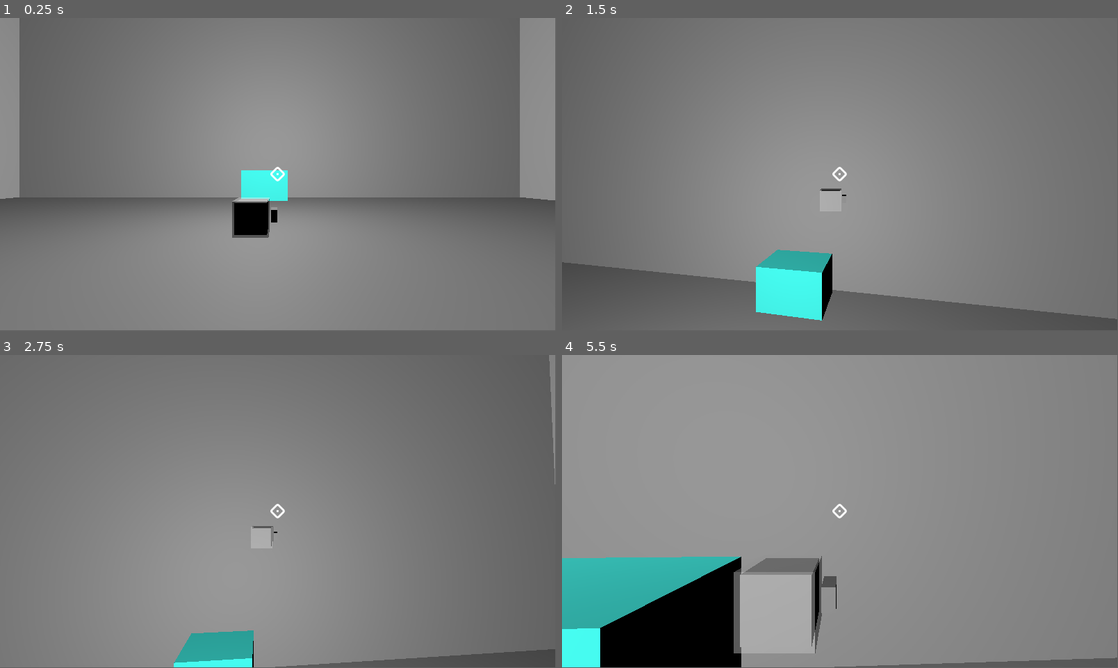
Above: before the commit, frames 1-4 (two rows, left to right).
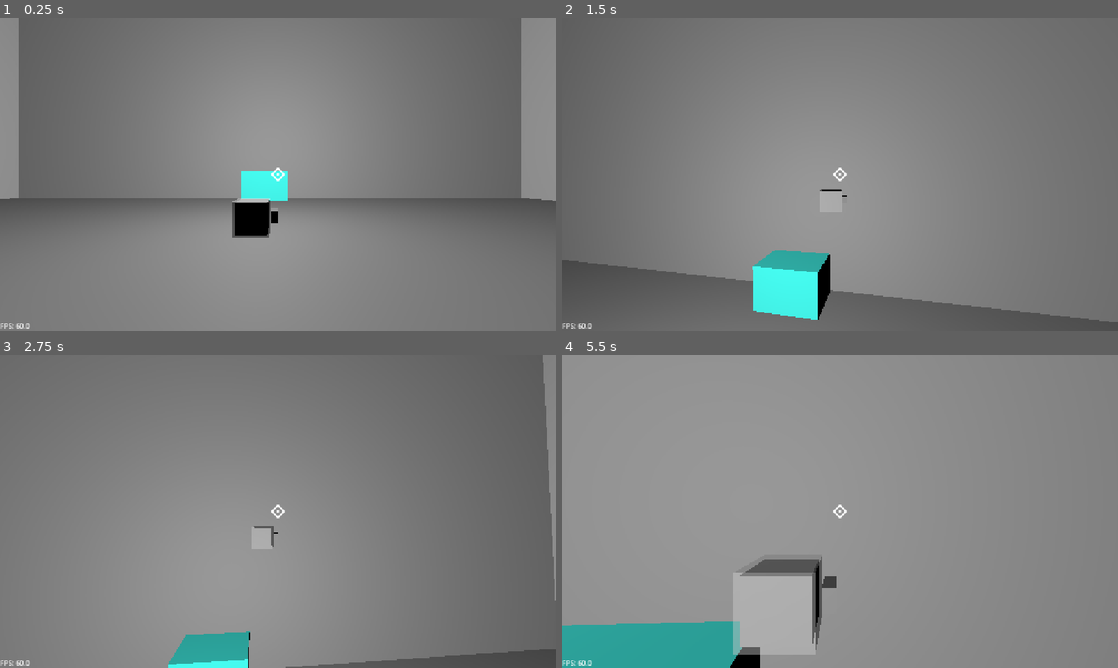
Above: after the commit, the same moments.

Repository: Silverkeybord/Reclaim
Game: Godot game, scene res://Scenes/ship/ship.tscn
Two runs of this game, one before a commit and one after it. Both use one fixed random seed, a clock stepped at 60 frames per second and the inputs below.
Inputs (mouse positions are in pixels of both pictures, inside the frame that each line leads up to):
- Up to frame 1 (0.25 s): no input
- Up to frame 2 (1.5 s): tap Enter at 0.5 s; move the mouse to (867, 171) at 0.52 s; hold W (forward) from 0.53 s (still down); tap E (interact) at 0.6 s; tap Space (jump) at 0.77 s; move the mouse to (812, 174) at 1.27 s; tap Q (build_mode) at 1.35 s
- Up to frame 3 (2.75 s): keep holding W (forward); tap Space (jump) at 1.52, 2 s; tap E (interact) at 1.55, 2.3 s; move the mouse to (289, 505) at 2.02 s; tap F (change_build_mode) at 2.1 s
- Up to frame 4 (5.5 s): keep holding W (forward); move the mouse to (834, 514) at 2.77 s; tap E (interact) at 2.85, 3.8, 4.55, 5.3 s; tap Space (jump) at 3.02, 3.77, 4.52 s; move the mouse to (878, 514) at 3.52 s; tap R (pick_up_build_toggle) at 3.6 s; move the mouse to (795, 508) at 4.27 s; click (795, 508) at 4.35 s; tap Enter at 5 s; move the mouse to (845, 511) at 5.02 s; tap Alt at 5.1 s
In our replay, the window is 799x449 before the commit and 800x450 after it. These sizes can differ from the game's own. Grey fills any space a smaller window leaves; there, only what the larger window draws over its background counts as a difference.

The runs differ from the first frame. In frame 1, 0.7% of the frame differs, in the area x 0-100%, y 0-100%; in frame 2, 1.0%; in frame 3, 1.3%; in frame 4, 13%, in the area x 0-100%, y 47-100%.
Error in both runs: Attempt to call function 'list_dir_begin' in base 'null instance' on a null instance. (res://Scripts/globals/game_data.gd:43)

Commit message:
Add inventory UI, rarity config, and reticles
Adds inventory UI, assets, and related gameplay config.

- Added inventory cell textures (rough/plain/useful/valuable/extraordinary) and their import files.
- Moved reticle assets into 2d_assets/reticles and updated import paths and scene references.
- Implemented inventory UI: scenes (inventory.tscn, inventory_cell.tscn), scripts (inventory.gd, inventory_cell.gd), and supporting resources (fps_label, pause_menu).
- Added RARITY_CONFIG to Global.gd (colors and preloaded cell textures) and restructured the global inventory to use rarity tiers with additional items.
- Added mouse capture state and toggling (Global.set_mouse_captured), added input mapping for toggle_mouse_capture in project settings, and updated camera_control.gd to respect mouse_captured and adjust pitch limits.
- Minor fixes: corrected drop pickup indexing in drop.gd and updated dirt material albedo color.

These changes wire up the inventory visuals, rarity-based cell textures, reticle locations, and basic UI widgets (FPS label and pause menu).

Diff:
--- a/Reclaim/Scenes/player/player.tscn
+++ b/Reclaim/Scenes/player/player.tscn
@@ -3,12 +3,13 @@
 [ext_resource type="Script" uid="uid://c22fbxy7wkp70" path="res://scripts/player/player.gd" id="1_eo61r"]
 [ext_resource type="PackedScene" uid="uid://3hi5wymcupw7" path="res://scenes/turrets/build_holagram.tscn" id="2_6upyo"]
 [ext_resource type="Script" uid="uid://dev5omns2mu5y" path="res://scripts/player/camera_control.gd" id="2_mxepk"]
-[ext_resource type="Texture2D" uid="uid://b0sbhjjkojgb0" path="res://2d_assets/interact_reticle.png" id="3_mxepk"]
+[ext_resource type="Texture2D" uid="uid://b0sbhjjkojgb0" path="res://2d_assets/reticles/interact_reticle.png" id="3_mxepk"]
 [ext_resource type="PackedScene" uid="uid://deasukscym312" path="res://scenes/weapons/gun.tscn" id="4_xxarj"]
 [ext_resource type="FontFile" uid="uid://q3206aq7b5tl" path="res://other_assets/fonts/uni_sans/Uni Sans Heavy.otf" id="5_ca0mu"]
-[ext_resource type="Texture2D" uid="uid://bc52l5qd5bkcq" path="res://2d_assets/normal_reticle.png" id="5_xxarj"]
+[ext_resource type="Texture2D" uid="uid://bc52l5qd5bkcq" path="res://2d_assets/reticles/normal_reticle.png" id="5_xxarj"]
 [ext_resource type="LabelSettings" uid="uid://did6nhlhj082r" path="res://other_assets/label_settings/help_text.tres" id="8_5gtgg"]
-[ext_resource type="Texture2D" uid="uid://dmaj8a3oki02e" path="res://2d_assets/remove_overlay.png" id="8_6k3cy"]
+[ext_resource type="Texture2D" uid="uid://dmaj8a3oki02e" path="res://2d_assets/reticles/remove_overlay.png" id="8_6k3cy"]
+[ext_resource type="PackedScene" uid="uid://bqdl5iwhoay06" path="res://scenes/user_interface/fps_label.tscn" id="10_h17s1"]
 
 [sub_resource type="BoxShape3D" id="BoxShape3D_e41v5"]
 
@@ -256,5 +257,9 @@
 texture = ExtResource("8_6k3cy")
 stretch_mode = 3
 
+[node name="Label" parent="." unique_id=1336845062 instance=ExtResource("10_h17s1")]
+offset_top = 697.0
+offset_bottom = 720.0
+
 [connection signal="timeout" from="gun_piviot/shoot_timer" to="." method="_on_shoot_timer_timeout"]
 [connection signal="body_entered" from="pick_up_area" to="." method="_on_pick_up_area_body_entered"]
--- a/Reclaim/Scripts/enemies/drop.gd
+++ b/Reclaim/Scripts/enemies/drop.gd
@@ -134,4 +134,4 @@
 
 ## add the drop into the inventory of the player
 func _pick_up() -> void:
-	Global.inventory[str(drop_resourse.rarity)][drop_resourse.key] += 1
+	Global.inventory[drop_resourse.rarity][drop_resourse.key] += 1
--- a/Reclaim/Scripts/globals/Global.gd
+++ b/Reclaim/Scripts/globals/Global.gd
@@ -22,6 +22,28 @@
 const DEFAULT_BULLET_TRAIL_KEY : String = "default"
 const PROBABLITY_DIVIDE_CONSTANT : float = 100.0
 const CURRENT_SCENE_ROOT_INDEX : int = 2
+const RARITY_CONFIG : Dictionary = {
+	1 : {
+		"color" : Color(0.541, 0.561, 0.596),
+		"cell" : preload("res://2d_assets/inventory/rough_cell.png")
+	},
+	2 : {
+		"color" : Color(0.29, 0.871, 0.502),
+		"cell" : preload("res://2d_assets/inventory/plain_cell.png")
+	},
+	3 : {
+		"color" : Color(0.29, 0.557, 0.996),
+		"cell" : preload("res://2d_assets/inventory/usefull_cell.png")
+	},
+	4 : {
+		"color" : Color(1.0, 0.847, 0.243),
+		"cell" : preload("res://2d_assets/inventory/valuable_cell.png")
+	},
+	5 : {
+		"color" : Color(0.937, 0.267, 0.267),
+		"cell" : preload("res://2d_assets/inventory/extraordinary_cell.png")
+	}
+}
 
 # CAPS --------------------------------------------------------------------
 const MAX_DROPS : int = 250
@@ -49,6 +71,7 @@
 var current_build_mode := BUILD_MODES.TURRET
 var picking_up_builds := false
 var at_ship := true
+var mouse_captured := true
 
 # SECTOR RELATED ------------------------------------------------------------
 var selected_sector : String
@@ -60,16 +83,39 @@
 var damage_indications := 0
 
 # META UPGRADES / RESEARCH --------------------------------------------------
-var turret_slots := 1
+var turret_slots := 8
 
 # INVENORY -----------------------------------------------------------------
 var cubits : int = 0
 var inventory : Dictionary = {
-	"1" : {
+	1 : {
 		"dirt" : 0,
 		"sand" : 0,
-		"rock" : 0
-	}
+		"rock" : 0,
+		"t1_mat" : 0
+	},
+	2 : {
+		"copper" : 0,
+		"bric" : 0,
+		"glass" : 0,
+		"t2_mat" : 0
+	},
+	3 : {
+		"elemental_essence" : 0,
+		"iron" : 0,
+		"concrete" : 0,
+		"gear" : 0,
+		"t3_mat" : 0
+	},
+	4 : {
+		"gold" : 0,
+		"acid" : 0,
+		"t4_mat" : 0
+	},
+	5 : {
+		"platinum" : 0,
+		"t5_mat" : 0
+	},
 }
 var turret_inventory : Dictionary = {
 	"1" : {
@@ -183,7 +229,15 @@
 	return str(floori(value / (ORDER_OF_MAGNITUDE ** magnitude_divisor))) + suffix
 
 
-# SAVEING, LODING, AND RESETING GAME DATA ------------------------------------
+func set_mouse_captured() -> void:
+	mouse_captured = not mouse_captured
+
+	if mouse_captured:
+		Input.set_mouse_mode(Input.MOUSE_MODE_CAPTURED)
+	else:
+		Input.set_mouse_mode(Input.MOUSE_MODE_VISIBLE)
+
+# SAVEING, LODING, AND RESETING GAME DATA =====================================
 ## Saves the current game data to the path
 func save_game():
 	var file = FileAccess.open(SAVE_PATH, FileAccess.WRITE)
--- a/Reclaim/Scripts/player/camera_control.gd
+++ b/Reclaim/Scripts/player/camera_control.gd
@@ -1,8 +1,8 @@
 extends Node3D
 ## Controls the player's camera rotation and zoom distance.
 
-const MIN_PITCH: float = -1.3 # Pitch is in rad so up and down are +- pi/2
-const MAX_PITCH: float = 1.1
+const MIN_PITCH: float = -PI/2 + 0.1
+const MAX_PITCH: float = PI/2 - 0.3
 
 const ZOOM_SPEED := 0.5
 const MAX_ZOOM := 15.0
@@ -11,8 +11,6 @@
 const THIRD_PERSON_CAMERA_OFFSET := Vector3(0, 1.25, 0.8)
 const FIRST_PERSON_CAMERA_OFFSET := Vector3(0, 0.4, 0)
 const Z_AXIS_THIRD_PERSON_POSITION := Vector3(0, 1.25, 0)
-
-const RAY_LENGTH := 50 # in meters
 
 @export_group("settings")
 @export var sensitivity: float = 0.003
@@ -33,11 +31,14 @@
 
 # Input function converting mouse movement into camera movement
 func _input(event: InputEvent) -> void:
-	if event is InputEventMouseMotion:
+	if event is InputEventMouseMotion and Global.mouse_captured:
 		_pan_and_pitch(event)
 
 	if event is InputEventMouseButton:
 		_zoom_in_out(event)
+
+	if event.is_action_pressed("toggle_mouse_capture"):
+		Global.set_mouse_captured()
 
 
 # Controls camera movement
--- a/Reclaim/project.godot
+++ b/Reclaim/project.godot
@@ -18,6 +18,12 @@
 
 Global="*uid://cfmmf21gdrijp"
 GameData="*uid://3i5a76kjtllm"
+
+[display]
+
+window/size/viewport_width=1280
+window/size/viewport_height=720
+window/stretch/mode="canvas_items"
 
 [editor_plugins]
 
@@ -109,6 +115,11 @@
 "events": [Object(InputEventKey,"resource_local_to_scene":false,"resource_name":"","device":-1,"window_id":0,"alt_press …(192 unchanged characters)…
 ]
 }
+toggle_mouse_capture={
+"deadzone": 0.2,
+"events": [Object(InputEventKey,"resource_local_to_scene":false,"resource_name":"","device":-1,"window_id":0,"alt_pressed":false,"shift_pressed":true,"ctrl_pressed":false,"meta_pressed":false,"pressed":false,"keycode":0,"physical_keycode":80,"key_label":0,"unicode":80,"location":0,"echo":false,"script":null)
+]
+}
 
 [physics]
 
--- /dev/null
+++ b/Reclaim/scenes/user_interface/fps_label.tscn
@@ -0,0 +1,8 @@
+[gd_scene format=3 uid="uid://bqdl5iwhoay06"]
+
+[ext_resource type="Script" uid="uid://c822gmfii6asr" path="res://scripts/user_interface/fps_label.gd" id="1_oq26t"]
+
+[node name="Label" type="Label" unique_id=1336845062]
+offset_right = 40.0
+offset_bottom = 23.0
+script = ExtResource("1_oq26t")
--- a/Reclaim/scenes/user_interface/inventory.tscn
+++ b/Reclaim/scenes/user_interface/inventory.tscn
@@ -1,9 +1,23 @@
 [gd_scene format=3 uid="uid://bb8wmb84lf1st"]
 
-[node name="Control" type="Control" unique_id=951752441]
+[ext_resource type="Script" uid="uid://b1l4ahi8t0smt" path="res://scripts/user_interface/inventory.gd" id="1_yno4q"]
+[ext_resource type="PackedScene" uid="uid://byuh35b33sevw" path="res://scenes/user_interface/inventory_cell.tscn" id="2_il3p1"]
+
+[node name="inventory" type="Control" unique_id=951752441 node_paths=PackedStringArray("flow_container")]
 layout_mode = 3
 anchors_preset = 15
 anchor_right = 1.0
 anchor_bottom = 1.0
 grow_horizontal = 2
 grow_vertical = 2
+script = ExtResource("1_yno4q")
+flow_container = NodePath("HFlowContainer")
+inventory_cell_scene = ExtResource("2_il3p1")
+metadata/_edit_lock_ = true
+
+[node name="HFlowContainer" type="HFlowContainer" parent="." unique_id=2099201285]
+layout_mode = 0
+offset_right = 350.0
+offset_bottom = 592.0
+theme_override_constants/h_separation = 70
+theme_override_constants/v_separation = 70
--- /dev/null
+++ b/Reclaim/scenes/user_interface/inventory_cell.tscn
@@ -0,0 +1,48 @@
+[gd_scene format=3 uid="uid://byuh35b33sevw"]
+
+[ext_resource type="Script" uid="uid://u7cyis4qmg6j" path="res://scripts/user_interface/inventory_cell.gd" id="1_2w1ph"]
+[ext_resource type="FontFile" uid="uid://sfctk4d5x67" path="res://other_assets/fonts/uni_sans/Uni Sans Heavy Italic.otf" id="3_8q4hx"]
+
+[sub_resource type="LabelSettings" id="LabelSettings_e6v48"]
+font = ExtResource("3_8q4hx")
+font_size = 14
+outline_size = 4
+outline_color = Color(0, 0, 0, 1)
+
+[node name="item_cell" type="Control" unique_id=1715849231 node_paths=PackedStringArray("cell_texture", "item_texture", "amount_label")]
+layout_mode = 3
+anchor_left = -0.026041666
+anchor_right = 0.026041666
+anchor_bottom = 0.09259259
+offset_left = 33.333332
+offset_right = 26.666668
+offset_bottom = -6.666664
+script = ExtResource("1_2w1ph")
+cell_texture = NodePath("cell_texture")
+item_texture = NodePath("item_texture")
+amount_label = NodePath("amount_label")
+metadata/_edit_use_anchors_ = true
+
+[node name="cell_texture" type="TextureRect" parent="." unique_id=341389371]
+layout_mode = 0
+anchor_right = 1.0
+anchor_bottom = 1.0
+stretch_mode = 2
+metadata/_edit_use_anchors_ = true
+
+[node name="item_texture" type="TextureRect" parent="." unique_id=145673214]
+layout_mode = 0
+anchor_right = 1.0
+anchor_bottom = 1.0
+metadata/_edit_use_anchors_ = true
+
+[node name="amount_label" type="Label" parent="." unique_id=86576963]
+layout_mode = 0
+offset_left = -2.0
+offset_top = 50.0
+offset_right = 58.0
+offset_bottom = 65.0
+rotation = -0.089428425
+text = "999.9k"
+label_settings = SubResource("LabelSettings_e6v48")
+horizontal_alignment = 2
--- /dev/null
+++ b/Reclaim/scenes/user_interface/pause_menu.tscn
@@ -0,0 +1,21 @@
+[gd_scene format=3 uid="uid://dxb4bka5q7f4t"]
+
+[sub_resource type="LabelSettings" id="LabelSettings_b681e"]
+font_size = 128
+
+[node name="Control" type="Control" unique_id=1199239225]
+layout_mode = 3
+anchors_preset = 15
+anchor_right = 1.0
+anchor_bottom = 1.0
+grow_horizontal = 2
+grow_vertical = 2
+
+[node name="Label" type="Label" parent="." unique_id=587511203]
+layout_mode = 0
+offset_left = 127.0
+offset_top = 263.0
+offset_right = 1197.0
+offset_bottom = 438.0
+text = "YOU ARE PAUSED"
+label_settings = SubResource("LabelSettings_b681e")
--- /dev/null
+++ b/Reclaim/scripts/user_interface/fps_label.gd
@@ -0,0 +1,28 @@
+extends Label
+
+const FPS_TEXT := "FPS: "
+
+const WHITE_FPS := Color(1.0, 1.0, 1.0, 1.0)
+const YELLOW_FPS := Color(1.0, 1.0, 0.451, 1.0)
+const ORANGE_FPS := Color(1.0, 0.647, 0.0, 1.0)
+const RED_FPS := Color(1.0, 0.49, 0.451)
+
+const WHITE_THRESHOLD := 50
+const YELLOW_THRESHOLD := 40
+const ORANGE_THRESHOLD := 20
+const RED_THRESHOLD := 10
+
+
+# Called every frame. 'delta' is the elapsed time since the previous frame.
+func _process(delta: float) -> void:
+	var FPS = round(1/delta * 10) / 10
+	if FPS > WHITE_THRESHOLD:
+		modulate = WHITE_FPS
+	elif FPS > YELLOW_THRESHOLD:
+		modulate = YELLOW_FPS
+	elif FPS > ORANGE_THRESHOLD:
+		modulate = ORANGE_FPS
+	elif FPS > RED_THRESHOLD:
+		modulate = RED_FPS
+
+	text = FPS_TEXT + str(FPS)
--- /dev/null
+++ b/Reclaim/scripts/user_interface/inventory.gd
@@ -0,0 +1,20 @@
+extends Control
+
+@export var flow_container : HFlowContainer
+@export var inventory_cell_scene : PackedScene
+
+
+func _ready() -> void:
+	_load_inventory()
+
+
+func _load_inventory() -> void:
+	for teir in Global.inventory:
+		for item in Global.inventory[teir]:
+			if Global.inventory[teir][item] > 0:
+				var new_cell : inventory_cell = inventory_cell_scene.instantiate()
+				flow_container.add_child(new_cell)
+				new_cell.item = item
+				new_cell.teir = teir
+				new_cell.amount = Global.inventory[teir][item]
+				new_cell.setup()
--- /dev/null
+++ b/Reclaim/scripts/user_interface/inventory_cell.gd
@@ -0,0 +1,20 @@
+class_name inventory_cell
+extends Control
+
+const CELL_TEXTURE_KEY := "cell"
+
+@export_group("values")
+@export var item : String
+@export var amount : int
+@export_range(1, 5) var teir : int
+
+@export_group("visuals")
+@export var cell_texture : TextureRect
+@export var item_texture : TextureRect
+@export var amount_label : Label
+
+
+func setup() -> void:
+	amount_label.text = Global.return_amount_shorthand(amount)
+	cell_texture.texture = Global.RARITY_CONFIG[teir][CELL_TEXTURE_KEY]
+	print(cell_texture.texture)
--- a/Reclaim/textures_and_materials/drops/dirt.tres
+++ b/Reclaim/textures_and_materials/drops/dirt.tres
@@ -1,4 +1,4 @@
 [gd_resource type="StandardMaterial3D" format=3 uid="uid://ceti8yafpcme3"]
 
 [resource]
-albedo_color = Color(0.44313726, 0.24313726, 0.09803922, 1)
+albedo_color = Color(0.6068145, 0.36972558, 0, 1)
Binary file added: Reclaim/2d_assets/inventory/extraordinary_cell.png
Not shown, added: Reclaim/2d_assets/inventory/extraordinary_cell.png.import
Binary file added: Reclaim/2d_assets/inventory/plain_cell.png
Not shown, added: Reclaim/2d_assets/inventory/plain_cell.png.import
Binary file added: Reclaim/2d_assets/inventory/rough_cell.png
Not shown, added: Reclaim/2d_assets/inventory/rough_cell.png.import
Binary file added: Reclaim/2d_assets/inventory/usefull_cell.png
Not shown, changed: Reclaim/2d_assets/inventory/usefull_cell.png.import
Binary file added: Reclaim/2d_assets/inventory/valuable_cell.png
Not shown, added: Reclaim/2d_assets/inventory/valuable_cell.png.import
Renamed: Reclaim/2d_assets/interact_reticle.png -> Reclaim/2d_assets/reticles/interact_reticle.png
Not shown, changed: Reclaim/2d_assets/reticles/interact_reticle.png.import
(and 7 more such lines)
